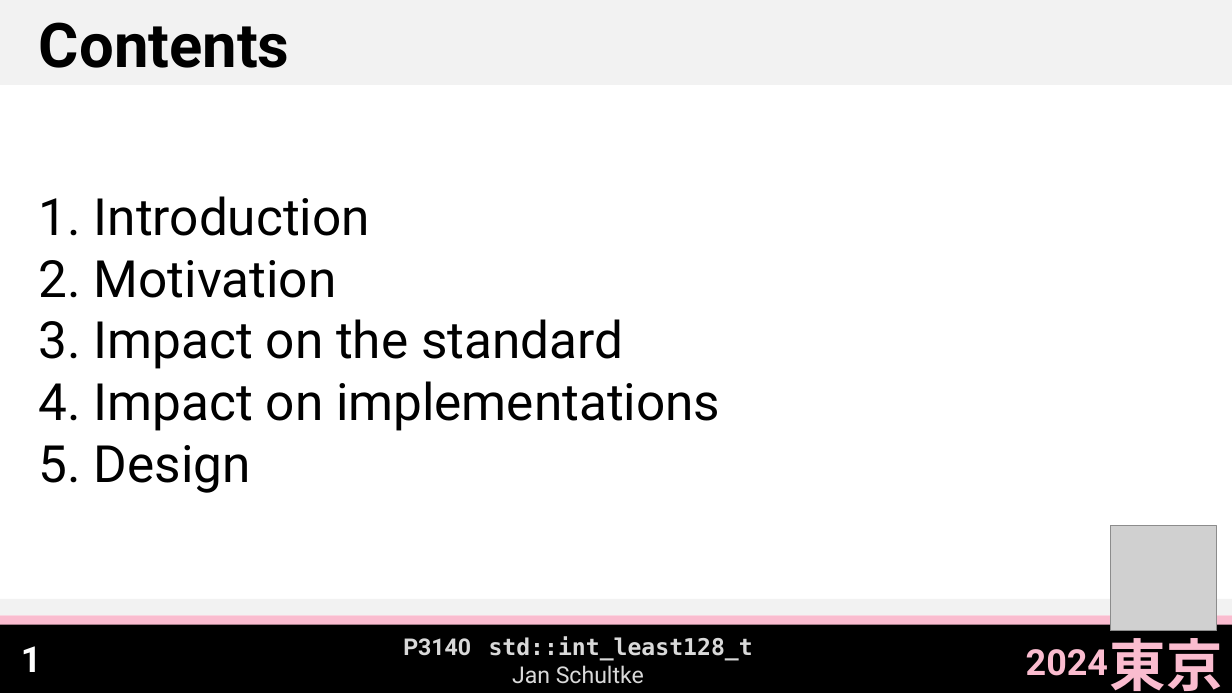
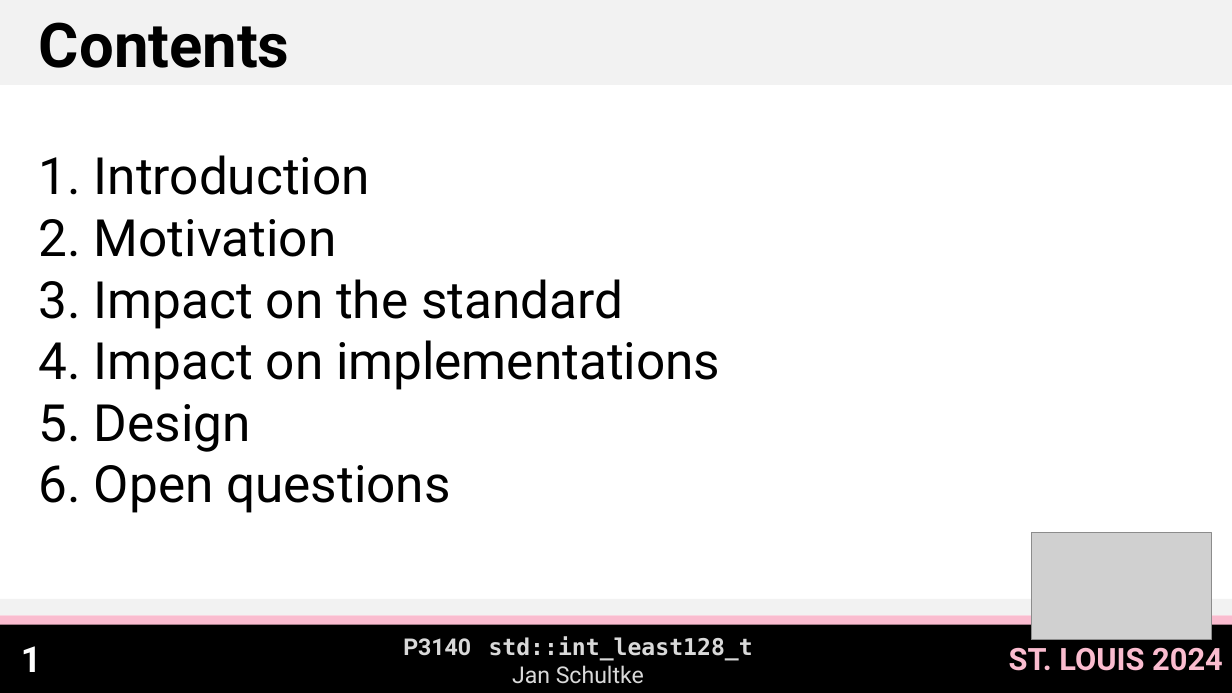
Before and after one commit to Eisenwave/cpp-proposals, a slide deck: slide 2 of slides/p3140-slides.pptx. Drawn at 1232x693 pixels with LibreOffice and Linux fonts; fonts in the diff are those of the drawing; grey boxes stand for pictures. Boxes give left, top, right and bottom in pixels: in the first picture for what was removed or moved away, otherwise in the second. Text is boxed around its words. In the diff, an @@ line names an element or a change of style, - is before the commit and + after.

Commit message:
update P3140 slides for St. Louis

```diff
--- a/slides/p3140-slides.pptx
+++ b/slides/p3140-slides.pptx
@@ text "Introduction": place and size @@
-text "Introduction" at <box>94,196,720,493</box>
+text "Introduction" at <box>94,155,720,513</box>
@@ text at <box>94,465,450,513</box>: paragraph added @@
+6. Open questions
@@ picture added at <box>1031,532,1212,640</box> @@
@@ picture removed at <box>1111,525,1217,631</box> @@
@@ text removed at <box>1110,629,1223,691</box> @@
-東京
@@ text at <box>1009,647,1223,671</box>: text changed; size 28 to 24 pt @@
-2024
+ST. LOUIS 2024
```
Also in this commit, not shown: 11 other slides changed, 1 slide added, 2 other files.
